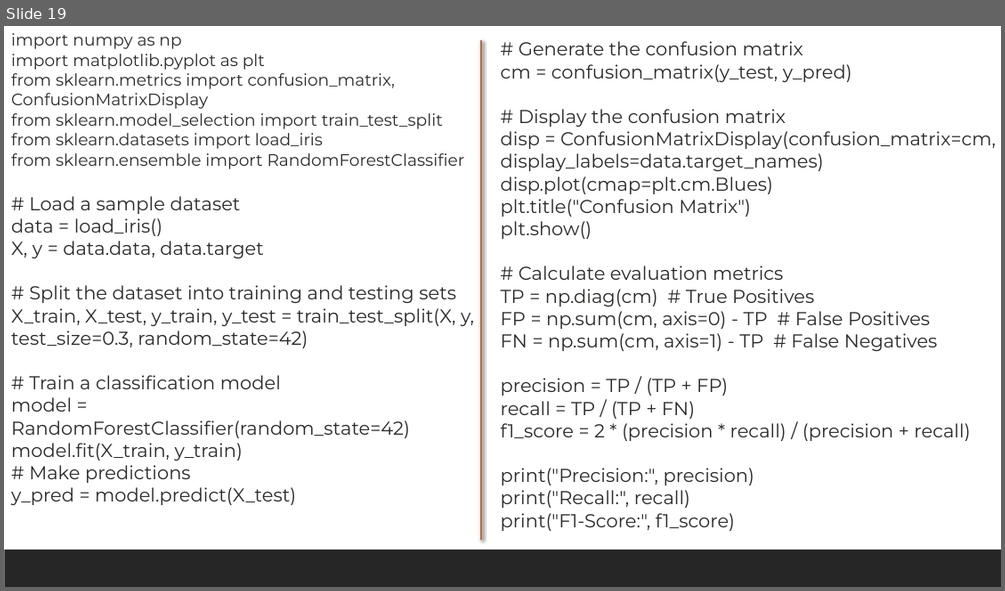
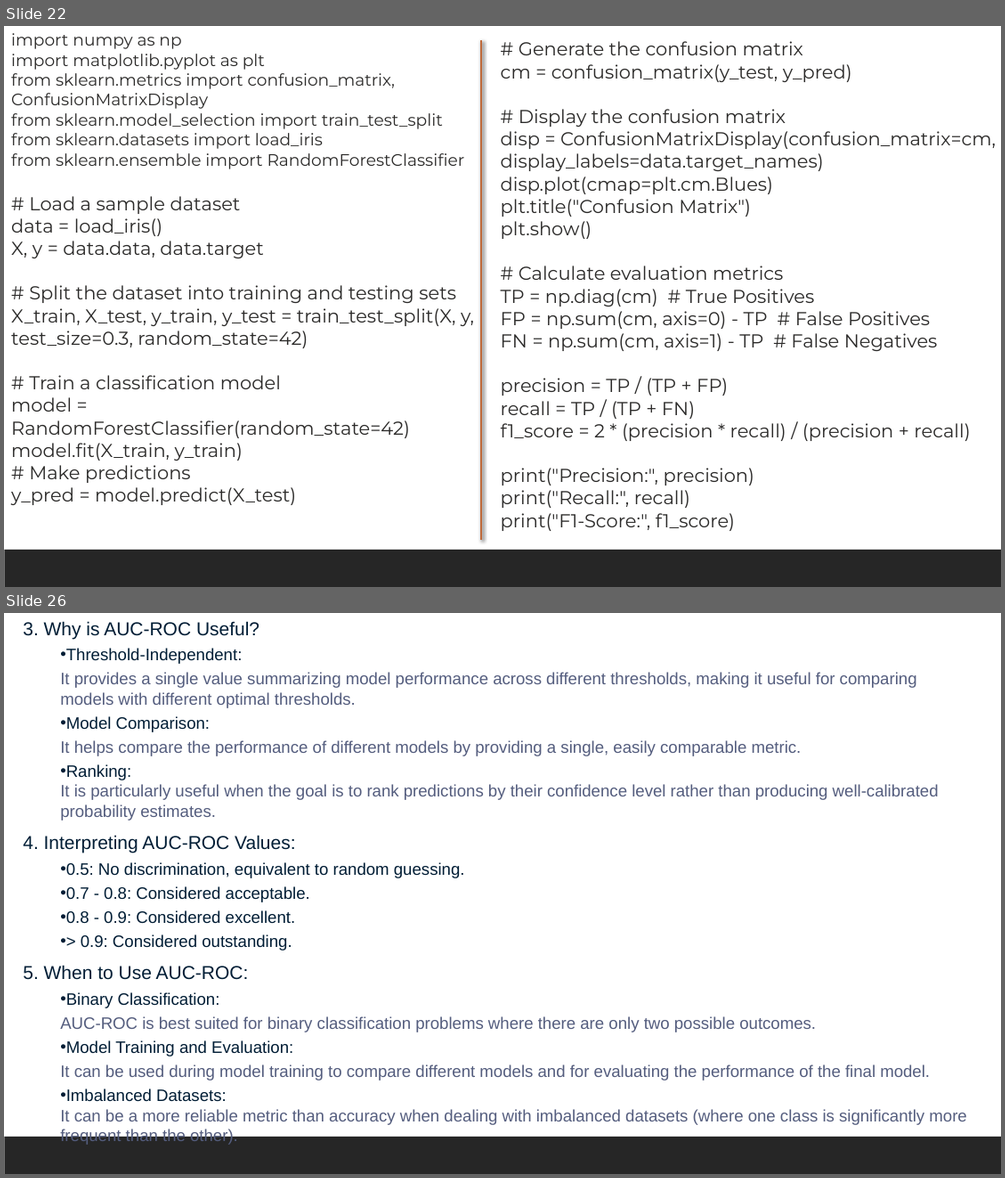
Before and after one commit to shahil04/ds_materials, a slide deck: 8.0_Machine Learning/ml_class/ml_class_notes/class_3_Logistic_regression_class.pptx. Shown one above the other, each under a label of ours: slide 19 before the commit, slides 22 and 26 after it; the slides between them are not shown. The pictures are 1005x591 and 1005x1178 pixels, drawn with LibreOffice and Linux fonts; fonts in the diff are those of the drawing. Boxes give left, top, right and bottom in pixels: in the first picture for what was removed or moved away, otherwise in the second. Text is boxed around its words. In the diff, an @@ line names an element or a change of style, - is before the commit and + after.

```diff
--- a/8.0_Machine Learning/ml_class/ml_class_notes/class_3_Logistic_regression_class.pptx
+++ b/8.0_Machine Learning/ml_class/ml_class_notes/class_3_Logistic_regression_class.pptx
@@ slide 26 added at <box>4,613,1001,1174</box>, background #FFFFFF; not listed: 1 template element that a slide beside it also shows @@
@@ text added at <box>23,621,966,1145</box>, 16 pt, text #545D7E @@
+3. Why is AUC-ROC Useful?
+  • Threshold-Independent:
+  It provides a single value summarizing model performance across different thresholds, making it useful for comparing models with different optimal thresholds.
+  • Model Comparison:
+  It helps compare the performance of different models by providing a single, easily comparable metric.
+  • Ranking:
+  It is particularly useful when the goal is to rank predictions by their confidence level rather than producing well-calibrated probability estimates.
+4. Interpreting AUC-ROC Values:
+  • 0.5: No discrimination, equivalent to random guessing.
+  • 0.7 - 0.8: Considered acceptable.
+  • 0.8 - 0.9: Considered excellent.
+  • > 0.9: Considered outstanding.
+5. When to Use AUC-ROC:
+  • Binary Classification:
+  AUC-ROC is best suited for binary classification problems where there are only two possible outcomes.
+  • Model Training and Evaluation:
+  It can be used during model training to compare different models and for evaluating the performance of the final model.
+  • Imbalanced Datasets:
+  It can be a more reliable metric than accuracy when dealing with imbalanced datasets (where one class is significantly more frequent than the other).
@@ what was slide 19 is now slide 22 @@
```
Also in this commit, not shown: 9 slides changed, 10 other slides added, 5 slides removed, 21 other files.
